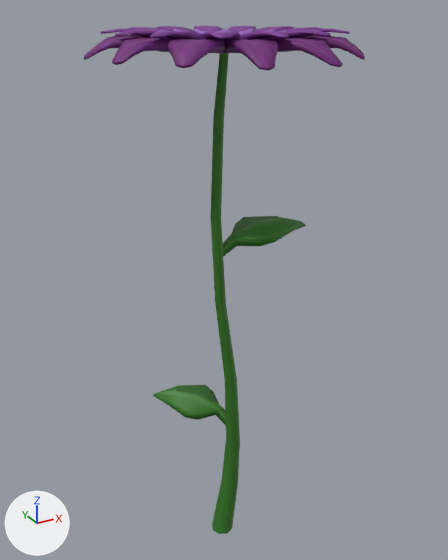
The FBX model Assets/Art/Models/Scenario/Platforms/FlorRoxa.fbx as it was, and as the next commit left it.
The view is the same before and after, from a 50 mm lens placed at (14.57, -3.39, 3.89), pointed at (16.48, 0.09, 2.15). The lights are fixed; the arrows at lower left show +X, +Y and +Z. The first picture is the older version. Where no turn or scale is listed for an object, it has been applied to the vertices.

In view in the first picture: 'Girassol.001'.
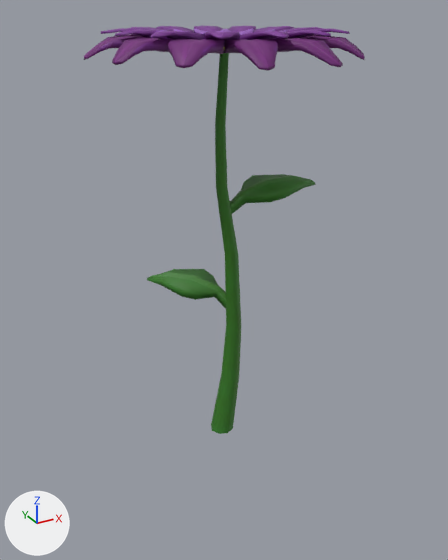
The newer file is also turned or shifted as a whole; pictures and numbers use the older file's frame.

What differs and where, as boxes [x1, y1, x2, y2] in the pictures (448 x 560 px; the box of a moved part takes in the faces that stretch with it):
'Girassol.001', reshaped (20% shorter): before [84, 25, 365, 534]; after [84, 25, 365, 434]
part 1 of me_cube_021, moved or reshaped: before [222, 216, 306, 256]; after [230, 174, 316, 213]
part 2 of me_cube_021, moved or reshaped: before [153, 385, 226, 426]; after [147, 269, 226, 309]
part 3 of me_cube_021, moved or reshaped: before [127, 27, 240, 534]; after [127, 27, 239, 434]
part 4 of me_cube_021, surface changed: before [215, 304, 240, 444]; after [221, 255, 241, 380]

The edits, one by one:
me_cube_021 is used by ob_girassol_001; location (16.409, 0.0, -0.002).
me_cube_021 had 2316 vertices, 2261 faces and spanned x -0.79..0.83, y -0.83..0.81, z 0.0..3.78.
me_cube_021 now has 2308 vertices, 2253 faces and spans x -0.79..0.83, y -0.83..0.81, z 0.99..3.78.
me_cube_021 part 1: the loose piece of 48 vertices spanning x -0.05..0.66, y -0.21..0.19, z 2.35..2.57 is moved by (0.07, 0.0, 0.29).
me_cube_021 part 2: the loose piece of 48 vertices spanning x -0.35..0.12, y -0.03..0.49, z 0.96..1.18 is moved by (0.0, 0.0, 0.99).
Part 3, on me_cube_021:
16 vertices are removed from x -0.09..0.14, y -0.09..0.09, z 0.0..0.44.
175 faces are deleted.
5 vertices in x -0.08..-0.04, y -0.04..0.04, z 2.65 move by (0.04, 0.0, 0.2).
4 vertices in x -0.05..-0.02, y -0.02..0.03, z 3.28 move by (0.01, 0.0, -0.04).
3 vertices in x -0.05..-0.04, y -0.03..0.03, z 2.03 move by (0.08, 0.0, 0.35).
3 vertices in x 0.02..0.03, y -0.03..0.03, z 2.03 move by (0.09, 0.0, 0.35).
3 vertices in x -0.02..-0.01, y -0.03..0.03, z 2.65 move by (0.05, 0.0, 0.2).
3 vertices in x 0.0..0.01, y -0.02..0.02, z 3.28 move by (0.02, 0.0, -0.05).
19 vertices move from x -0.02..0.15, y -0.06..0.06, z 0.84..3.28 to x -0.01..0.15, y -0.07..0.07, z 1.43..3.23.
8 vertices are added at x -0.09..0.09, y -0.09..0.09, z 0.99.
167 new faces join them.
me_cube_021 part 4: 16 kept faces spanning x 0.0..0.15, y -0.07..0.07, z 1.43..2.38 get new texture (UV) coordinates.
